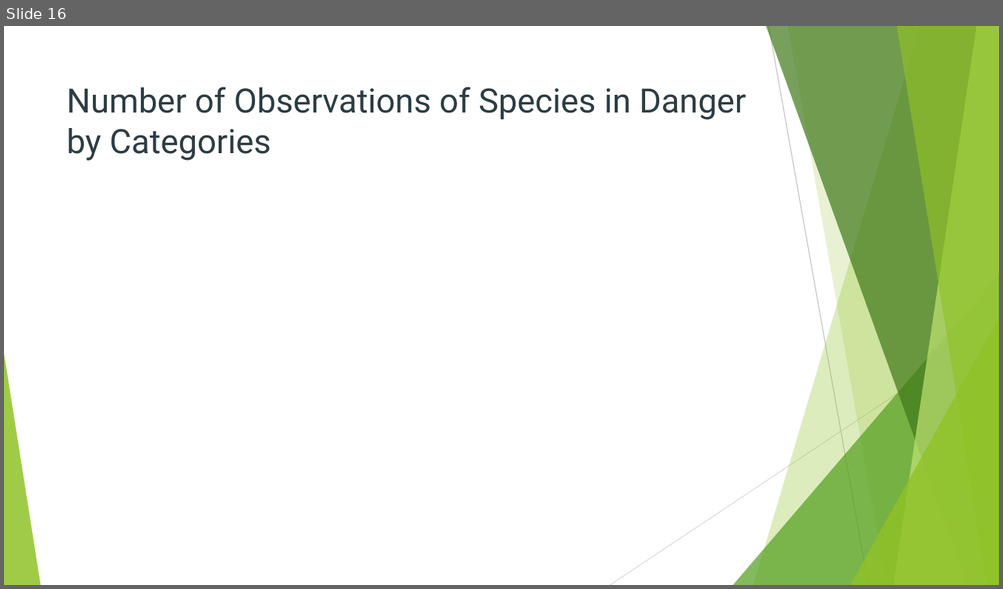
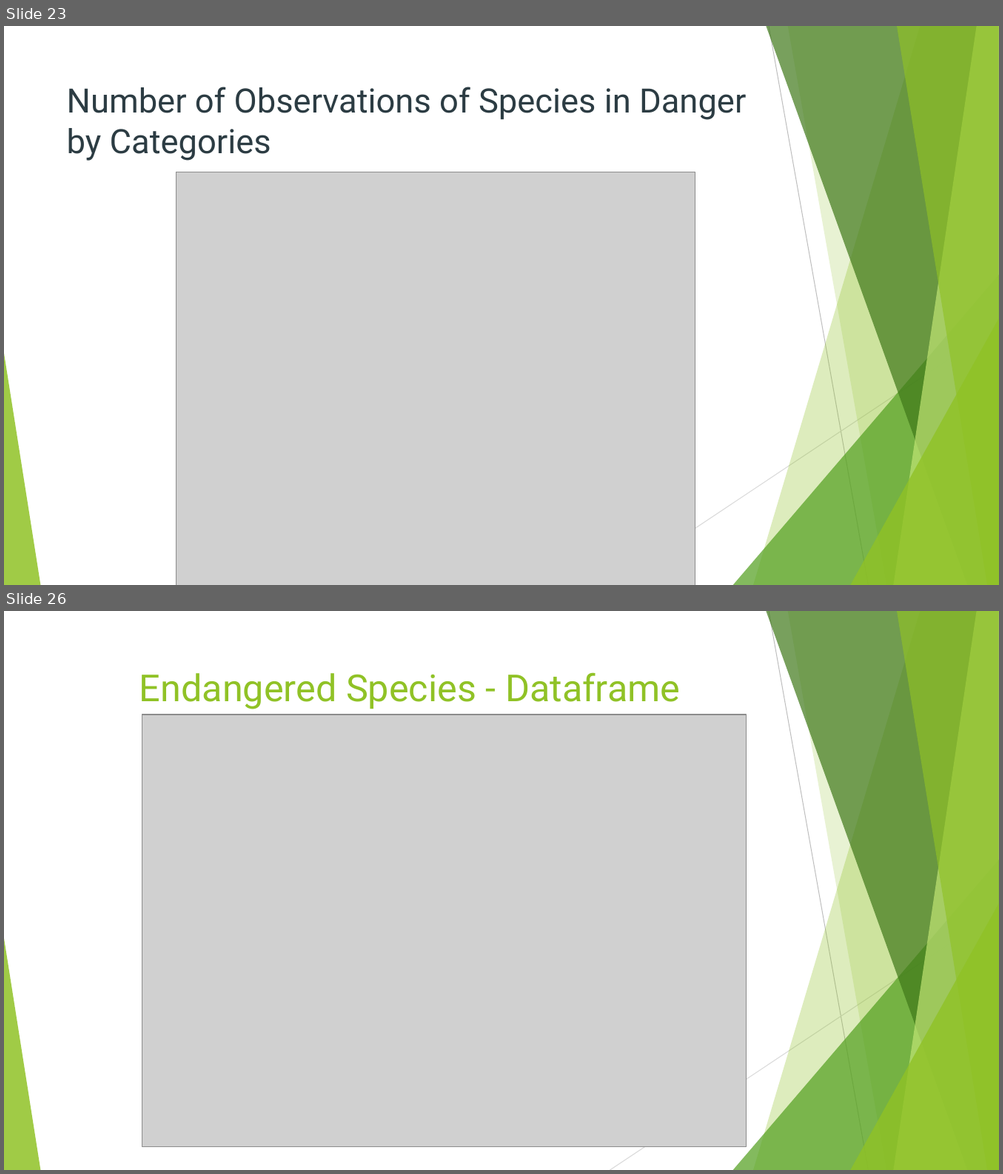
Before and after one commit to kgveronka/biodiversity, a slide deck: Biodiversity in National Parks.pptx. Shown one above the other, each under a label of ours: slide 16 before the commit, slides 23 and 26 after it; the slides between them are not shown. The pictures are 1003x589 and 1003x1174 pixels, drawn with LibreOffice and Linux fonts; fonts in the diff are those of the drawing; grey boxes stand for pictures. Boxes give left, top, right and bottom in pixels: in the first picture for what was removed or moved away, otherwise in the second. Text is boxed around its words. In the diff, an @@ line names an element or a change of style, - is before the commit and + after.

```diff
--- a/Biodiversity in National Parks.pptx
+++ b/Biodiversity in National Parks.pptx
@@ slide 26 added at (x1=4, y1=611, x2=999, y2=1170), background #FFFFFF; not listed: 10 template elements that a slide beside it also shows @@
@@ title added at (x1=139, y1=672, x2=680, y2=709), 36 pt, text #90C226 @@
+Endangered Species - Dataframe
@@ picture added at (x1=142, y1=715, x2=745, y2=1147) @@
@@ what was slide 16 is now slide 23 @@
@@ slide 23 changed as well @@
@@ picture added at (x1=176, y1=173, x2=695, y2=585) @@
```
Also in this commit, not shown: 13 other slides changed, 6 other slides added, 4 slides removed.
